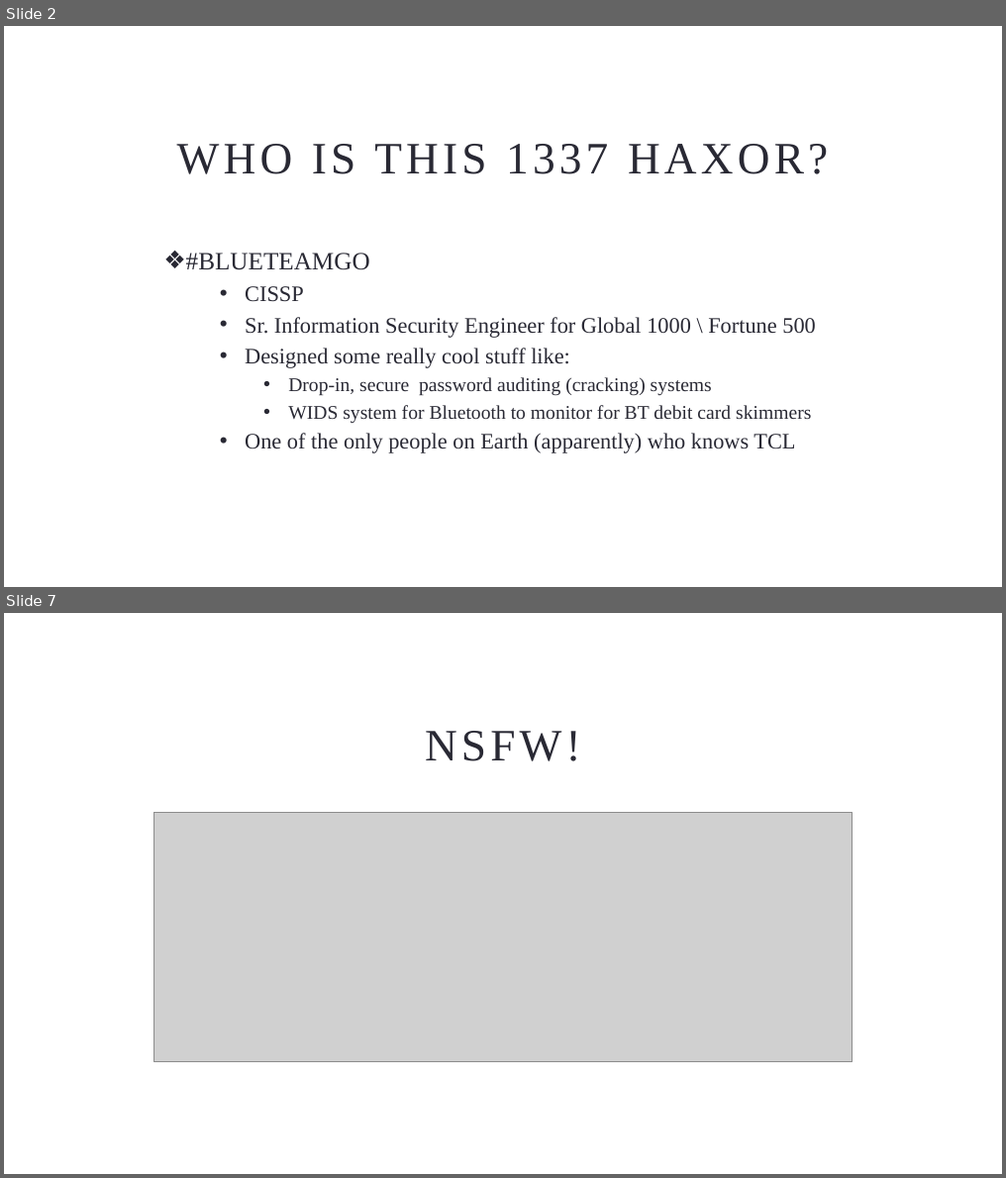
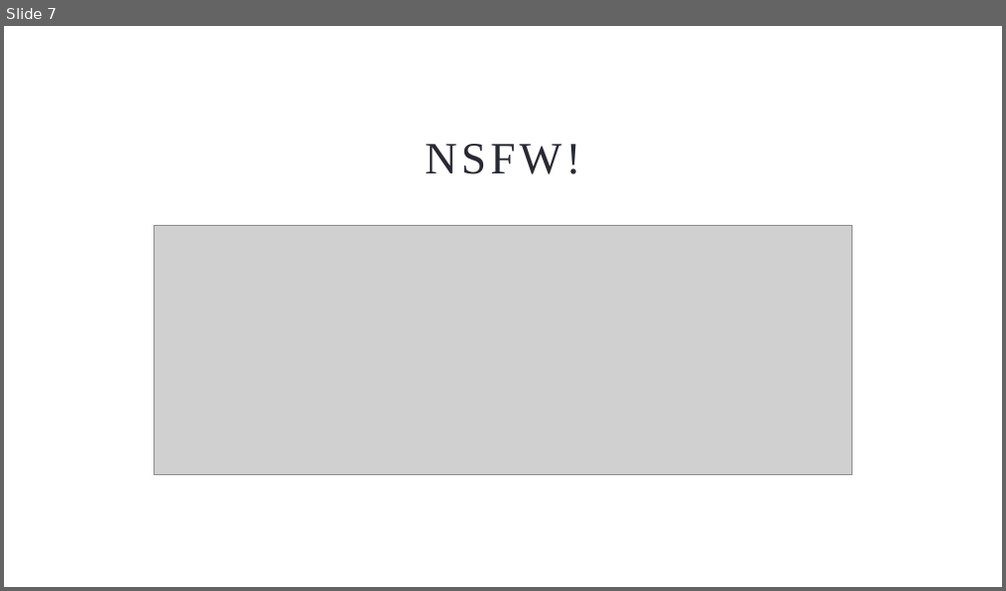
Before and after one commit to johnnyxmas/Talk_Decks, a slide deck: 2015/1993 BC Series/GET OFF MY LAN/1993 BC - Get Off My LAN (Hacking in the 90s)(FULL).pptx. Shown one above the other, each under a label of ours: slides 2 and 7 before the commit, slide 7 after it; the slides between them are not shown. The pictures are 1006x1178 and 1006x591 pixels, drawn with LibreOffice and Linux fonts; fonts in the diff are those of the drawing; grey boxes stand for pictures; background and template pictures are left out. Boxes give left, top, right and bottom in pixels: in the first picture for what was removed or moved away, otherwise in the second. Text is boxed around its words. In the diff, an @@ line names an element or a change of style, - is before the commit and + after.

```diff
--- a/2015/1993 BC Series/GET OFF MY LAN/1993 BC - Get Off My LAN (Hacking in the 90s)(FULL).pptx
+++ b/2015/1993 BC Series/GET OFF MY LAN/1993 BC - Get Off My LAN (Hacking in the 90s)(FULL).pptx
@@ slide 2 removed at [4,26,1002,587], background picture (left out) @@
@@ title removed at [177,144,828,174] @@
-WHO IS THIS 1337 HAXOR?
@@ text removed at [186,253,816,454] @@
-❖ #BLUETEAMGO
-  • CISSP
-  • Sr. Information Security Engineer for Global 1000 \ Fortune 500
-  • Designed some really cool stuff like:
-    • Drop-in, secure password auditing (cracking) systems
-    • WIDS system for Bluetooth to monitor for BT debit card skimmers
-  • One of the only people on Earth (apparently) who knows TCL
```
Also in this commit, not shown: 15 slides changed, 1 slide added, 5 other files.
